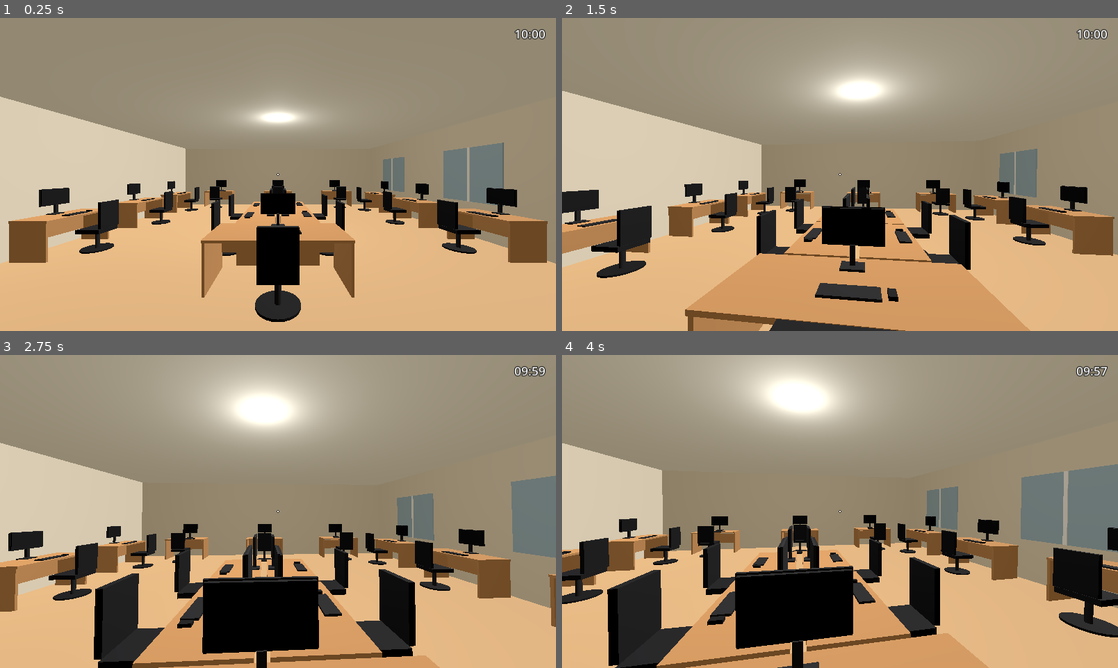
Above: before the commit, frames 1-4 (two rows, left to right).
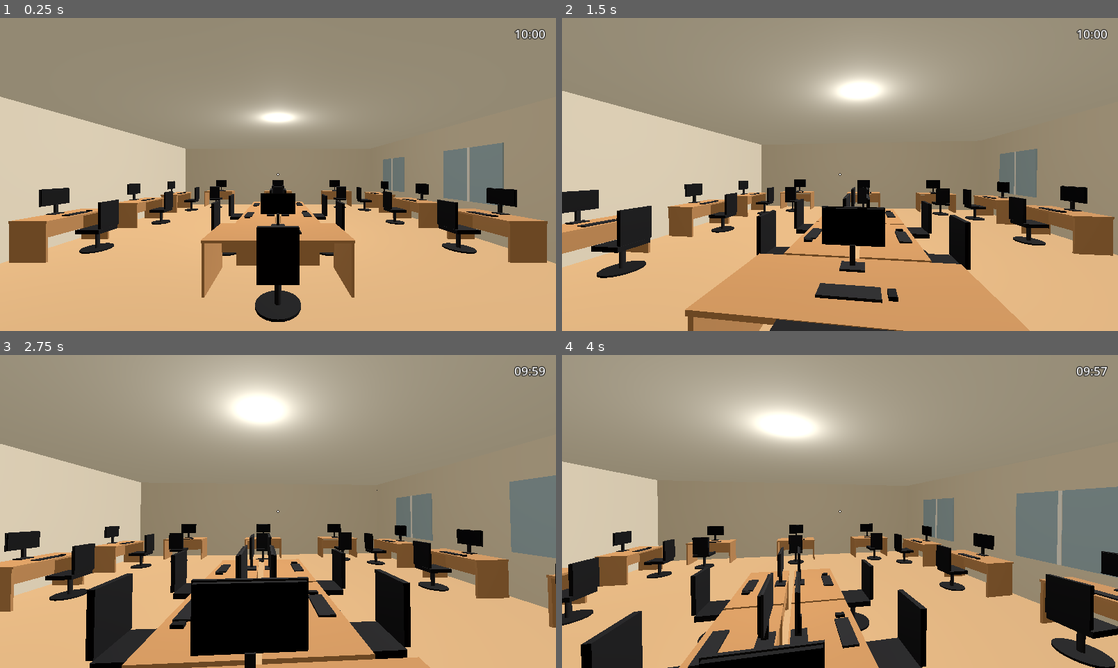
Above: after the commit, the same moments.

Repository: 1249137-star/Spot_the_cheater
Game: Godot game, scene res://scenes/game/game.tscn
The game is run twice, just before and just after one commit, with the same random seed, the same clock (stepped at 60 frames per second) and the same inputs.
Inputs (mouse positions are in pixels of both pictures, inside the frame that each line leads up to):
- Up to frame 1 (0.25 s): no input
- Up to frame 2 (1.5 s): tap Enter at 0.5 s; move the mouse to (867, 174) at 0.52 s; hold W (move_forward) from 0.53 s (still down); tap Space (jump, bound only after the commit) at 0.6, 0.77, 1.07 s; move the mouse to (812, 174) at 1.27 s; tap E (interact) at 1.35 s
- Up to frame 3 (2.75 s): keep holding W (move_forward); tap Space (jump, bound only after the commit) at 1.52, 1.55, 1.82, 2.1 s; move the mouse to (289, 505) at 2.02 s
- Up to frame 4 (4 s): keep holding W (move_forward); move the mouse to (834, 517) at 2.77 s; tap E (interact) at 2.85 s; tap Space (jump, bound only after the commit) at 3.02, 3.05, 3.32, 3.6, 3.77 s; move the mouse to (878, 514) at 3.52 s

The runs differ from the first frame. In frame 1, less than 0.1% of the frame differs, in the area x 32-80%, y 41-96%; in frame 2, 0.2%; in frame 3, 7.6%; in frame 4, 37%, in the area x 0-100%, y 0-100%.

Commit message:
feat: добавлены прыжки для главного персонажа

Diff:
--- a/project.godot
+++ b/project.godot
@@ -54,6 +54,11 @@
 "events": [Object(InputEventKey,"resource_local_to_scene":false,"resource_name":"","device":-1,"window_id":0,"alt_press …(195 unchanged characters)…
 ]
 }
+jump={
+"deadzone": 0.5,
+"events": [Object(InputEventKey,"resource_local_to_scene":false,"resource_name":"","device":-1,"window_id":0,"alt_pressed":false,"shift_pressed":false,"ctrl_pressed":false,"meta_pressed":false,"pressed":false,"keycode":0,"physical_keycode":32,"key_label":0,"unicode":0,"location":0,"echo":false,"script":null)
+]
+}
 
 [rendering]
 
--- a/scripts/player/player_controller.gd
+++ b/scripts/player/player_controller.gd
@@ -7,6 +7,8 @@
 @export var speed: float = 1.6
 @export var mouse_sensitivity: float = 0.002
 @export var gravity: float = 9.8
+@export var fall_gravity_scale: float = 1.6
+@export var jump_velocity: float = 2.8
 @export var sit_distance: float = 1.0
 @export var stand_step: float = 0.8
 
@@ -49,7 +51,12 @@
 		return
 
 	if not is_on_floor():
-		velocity.y -= gravity * delta
+		var current_gravity := gravity
+		if velocity.y < 0.0:
+			current_gravity *= fall_gravity_scale
+		velocity.y -= current_gravity * delta
+	elif Input.is_action_just_pressed("jump"):
+		velocity.y = jump_velocity
 
 	var input := Input.get_vector("move_left", "move_right", "move_forward", "move_back")
 	var direction := (transform.basis * Vector3(input.x, 0.0, input.y)).normalized()
